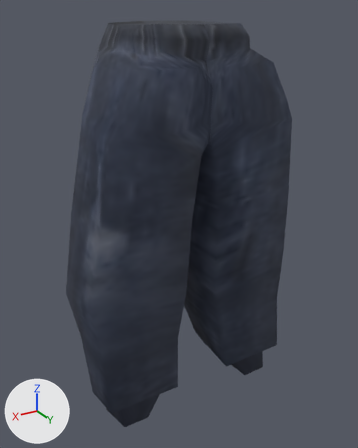
Before and after pictures for a commit that changed the FBX model common/media/models_X/Skinned/Clothes/Baggier_ParachutePants.fbx.
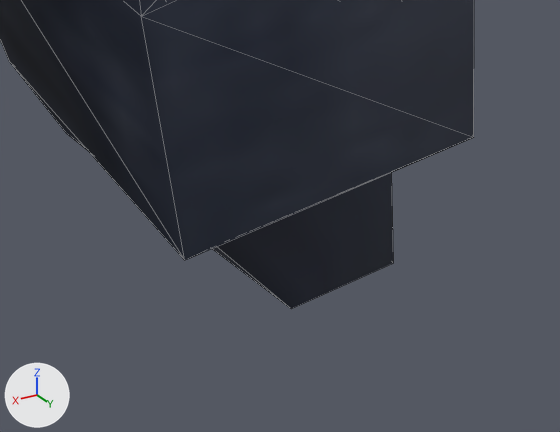
The first picture shows the older version from a 50 mm camera at (0.126, 0.223, 0.237) aimed at (-0.002, 0.009, 0.129). The close-ups show both versions on the part from 54% to 82% of the width and 72% to 89% of the height of that picture; other places that the commit changed are outside them. The lights are fixed; the arrows at lower left show +X, +Y and +Z. The close-ups show mesh edges as thin lines. Where no turn or scale is listed for an object, it has been applied to the vertices.

The first close-up shows 'parachute'.
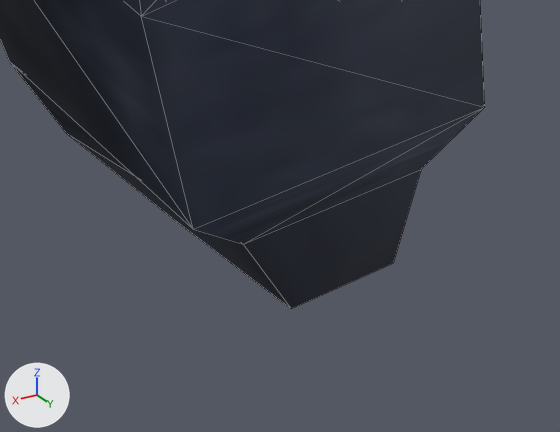
Boxes (x1, y1, x2, y2) around the edits, measured in the close-ups (560 x 432 px):
'parachute', reshaped: before (0, 0, 474, 309); after (0, 0, 485, 309)

What changed in the scene script:
```text
Change me_mesh_002:
    where me_mesh_002.from_pydata(...)  # 127 vertices, 219 faces; spans x -0.061..0.061, y -0.032..0.042, z 0.031..0.232
    used by ob_parachute; location = (0.0003, 0.0009, 0.0)
    me_mesh_002 part 1
    me_mesh_002.vertices[89].co: (-0.016, 0.038, 0.048) -> (-0.016, 0.039, 0.053)  # pixel (184, 260) -> pixel (193, 229)
    me_mesh_002.vertices[92].co: (-0.024, 0.032, 0.043) -> (-0.024, 0.037, 0.046)  # not seen -> pixel (243, 244)
    me_mesh_002.vertices[94].co: (-0.055, 0.038, 0.048) -> (-0.055, 0.039, 0.053)  # pixel (473, 137) -> pixel (484, 107)
    me_mesh_002.vertices[96].co: (-0.048, 0.032, 0.043) -> (-0.048, 0.037, 0.046)  # pixel (391, 171) -> pixel (421, 169)
```
